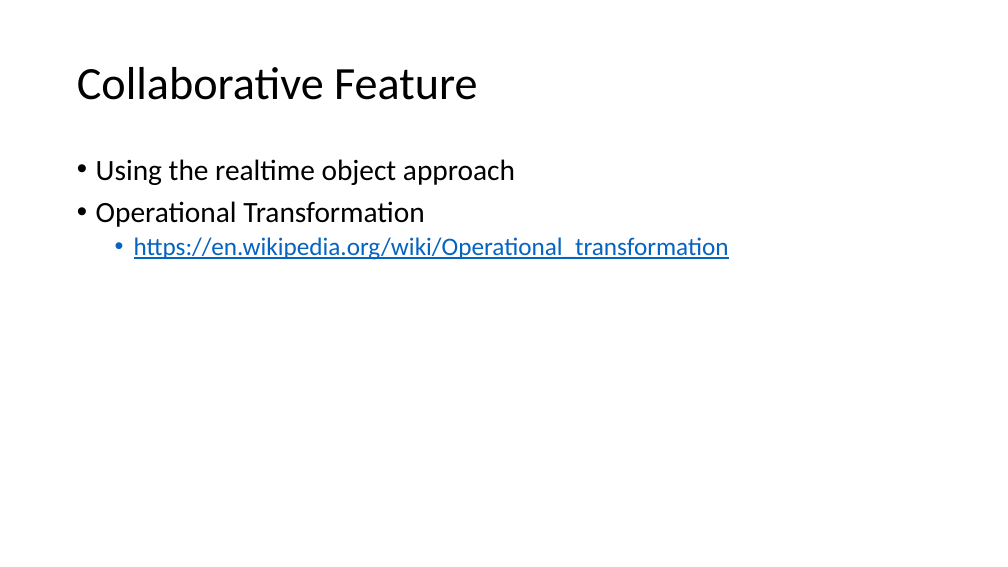
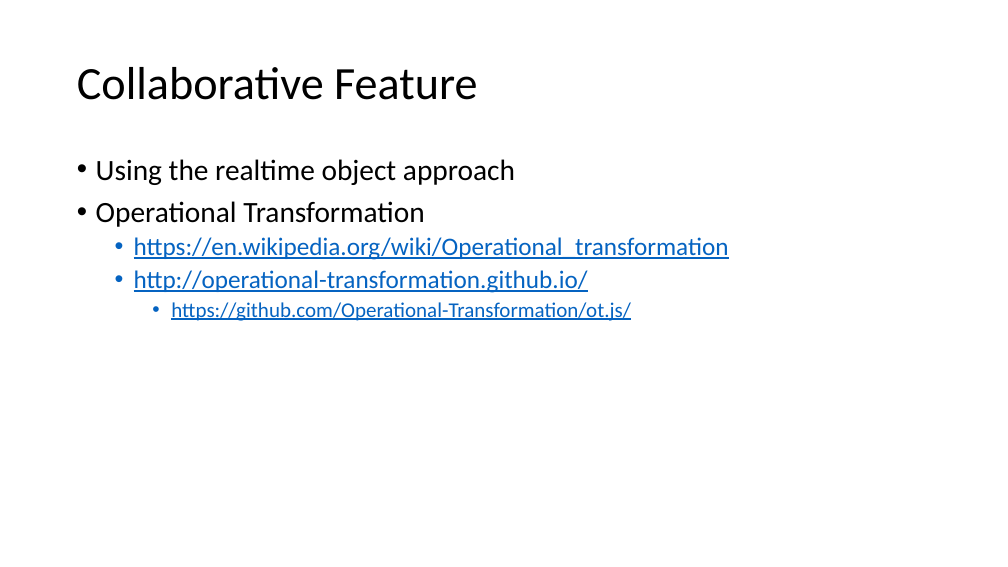
Before and after one commit to ctrachte/SpaghEditor, a slide deck: slide 3 of Process.pptx. Drawn at 1008x567 pixels with LibreOffice and Linux fonts; fonts in the diff are those of the drawing. Boxes give left, top, right and bottom in pixels: in the first picture for what was removed or moved away, otherwise in the second. Text is boxed around its words. In the diff, an @@ line names an element or a change of style, - is before the commit and + after.

```diff
--- a/Process.pptx
+++ b/Process.pptx
@@ text at (134,270,631,321): paragraphs added @@
+  • http://operational-transformation.github.io/
+    • https://github.com/Operational-Transformation/ot.js/
```
